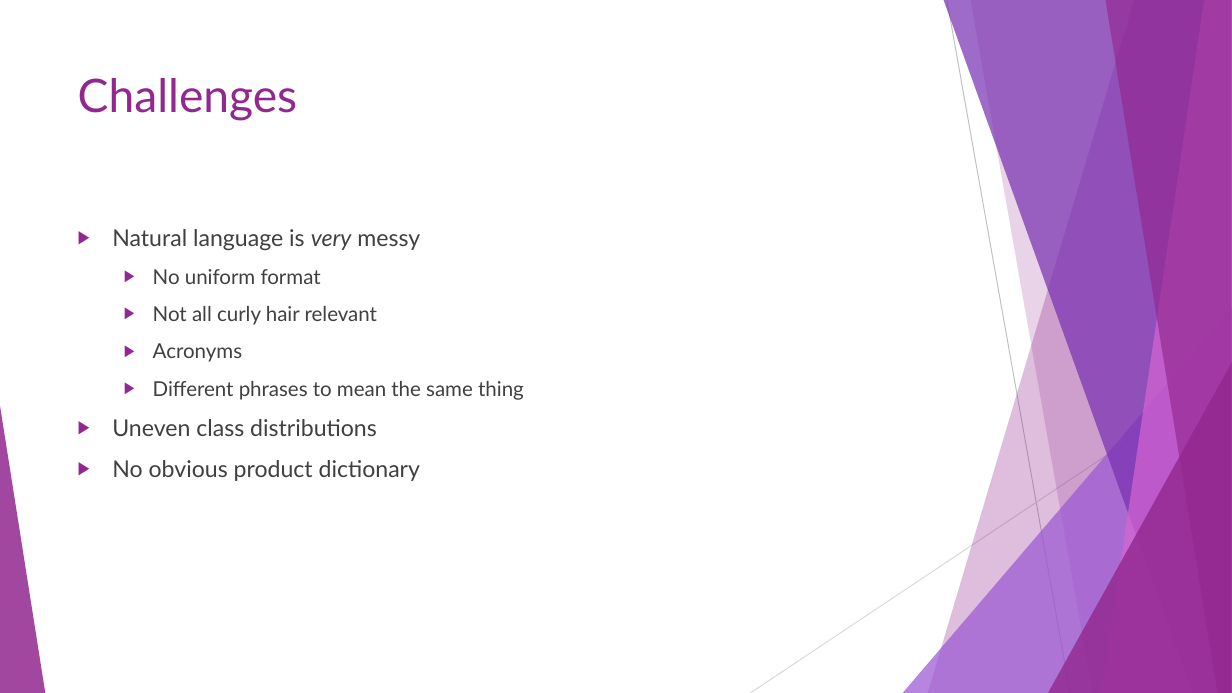
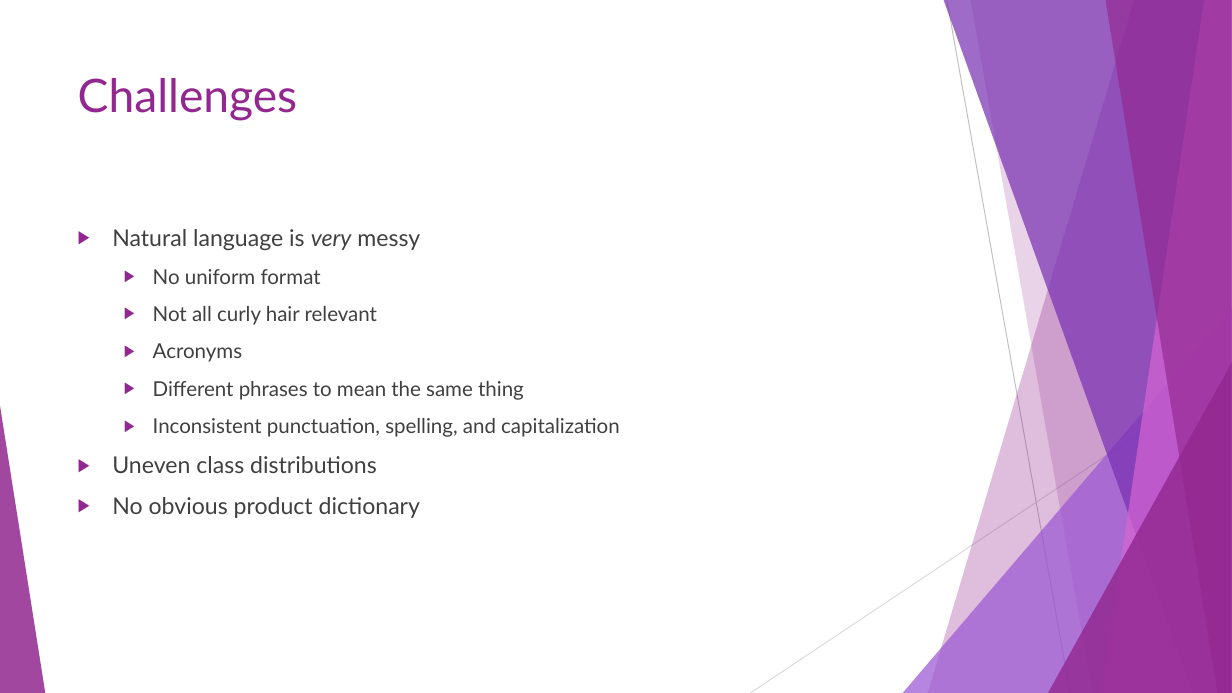
Before and after one commit to 99KHayes/products-for-curlies, a slide deck: slide 8 of results/Naturally_Curly.pptx (slide 7 before the commit). Drawn at 1232x693 pixels with LibreOffice and Linux fonts; fonts in the diff are those of the drawing. Boxes give left, top, right and bottom in pixels: in the first picture for what was removed or moved away, otherwise in the second. Text is boxed around its words. In the diff, an @@ line names an element or a change of style, - is before the commit and + after.

```diff
--- a/results/Naturally_Curly.pptx
+++ b/results/Naturally_Curly.pptx
@@ text at (x1=153, y1=418, x2=620, y2=437): paragraph added @@
+  ▶ Inconsistent punctuation, spelling, and capitalization
```
Also in this commit, not shown: 1 other slide changed, 2 slides added, 1 slide removed, 1 other file.
